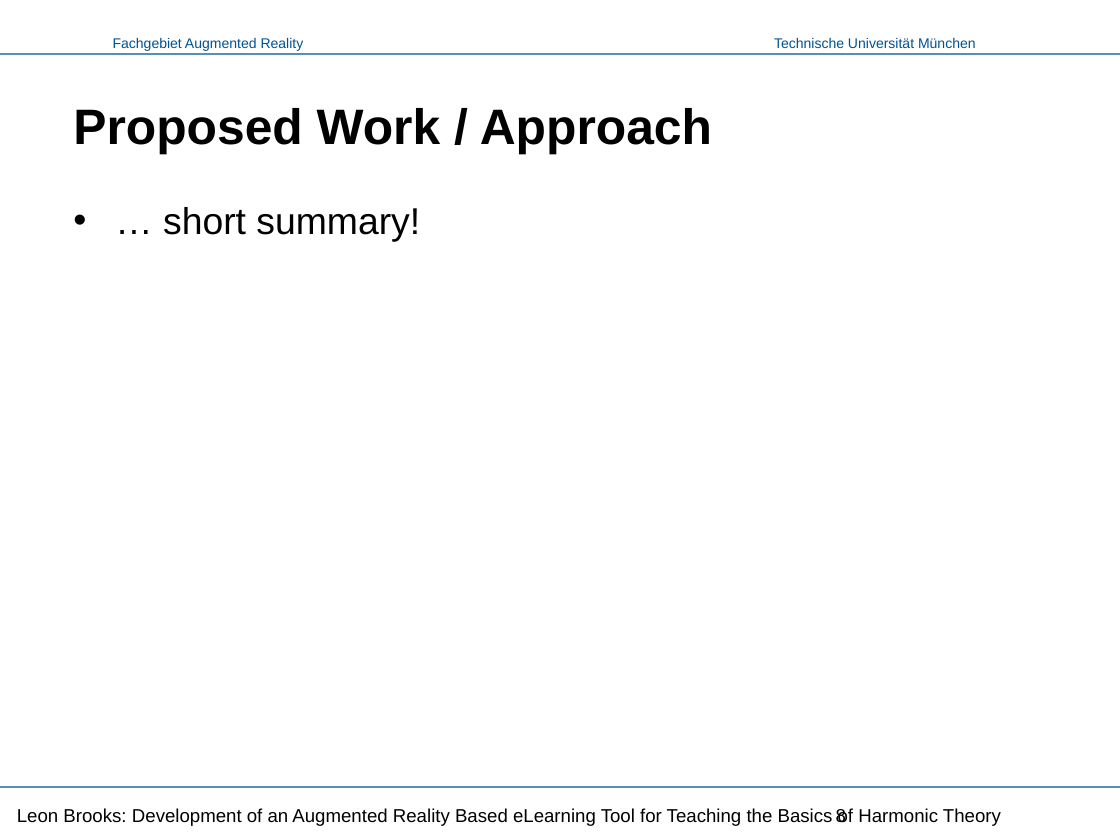
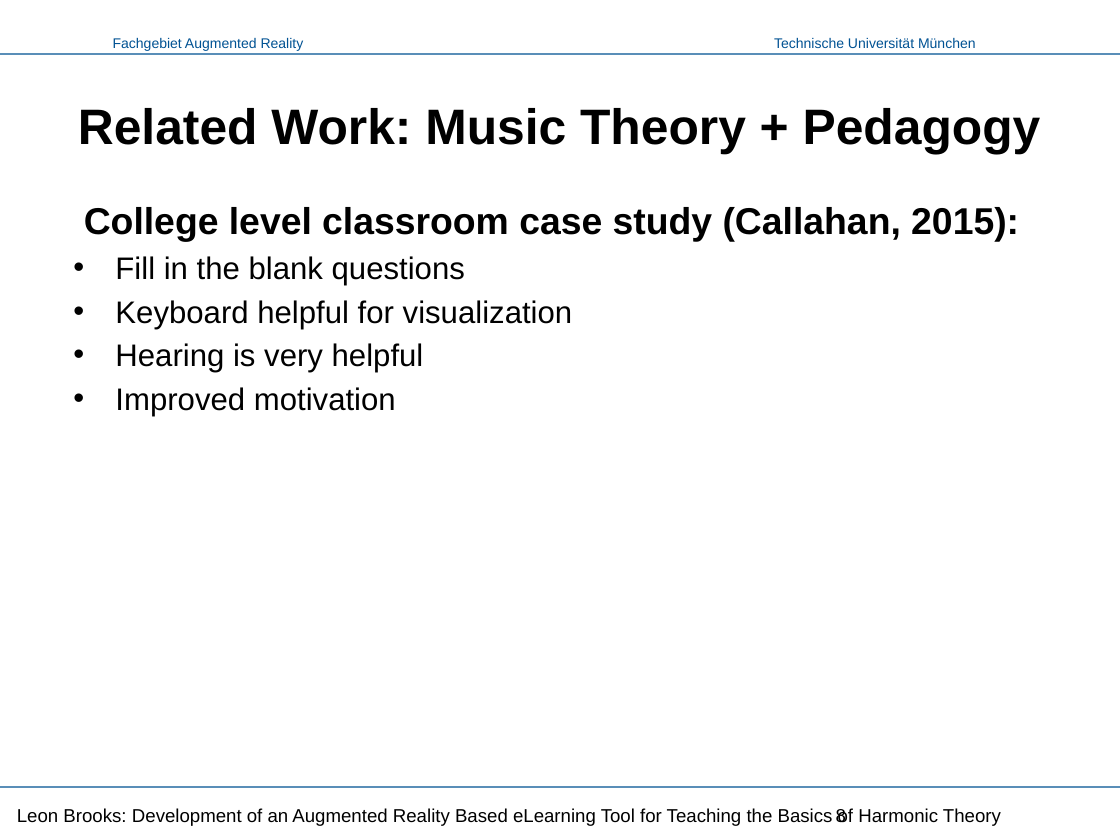
Before and after one commit to LeonBrooks/AR-Music-Theory-eLearing, a slide deck: slide 8 of Presentation/Music Vision - Presentation.pptx. Drawn at 1120x840 pixels with LibreOffice and Linux fonts; fonts in the diff are those of the drawing; background and template pictures are left out. Boxes give left, top, right and bottom in pixels: in the first picture for what was removed or moved away, otherwise in the second. Text is boxed around its words. In the diff, an @@ line names an element or a change of style, - is before the commit and + after.

```diff
--- a/Presentation/Music Vision - Presentation.pptx
+++ b/Presentation/Music Vision - Presentation.pptx
@@ title at [78, 108, 1041, 155]: text changed @@
-Proposed Work / Approach
+Related Work: Music Theory + Pedagogy
@@ text at [84, 207, 1019, 416]: text changed; size 24 to 20 pt @@
-• … short summary!
+College level classroom case study (Callahan, 2015):
+• Fill in the blank questions
+• Keyboard helpful for visualization
+• Hearing is very helpful
+• Improved motivation
```
Also in this commit, not shown: 4 other slides changed.
